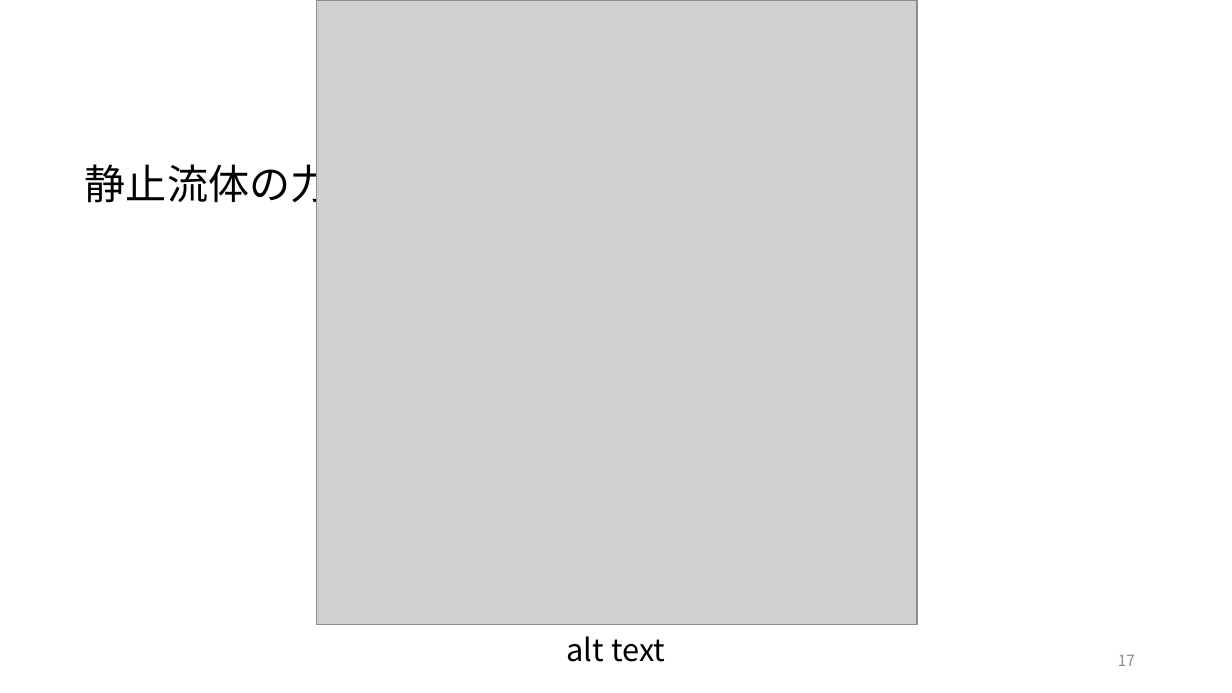
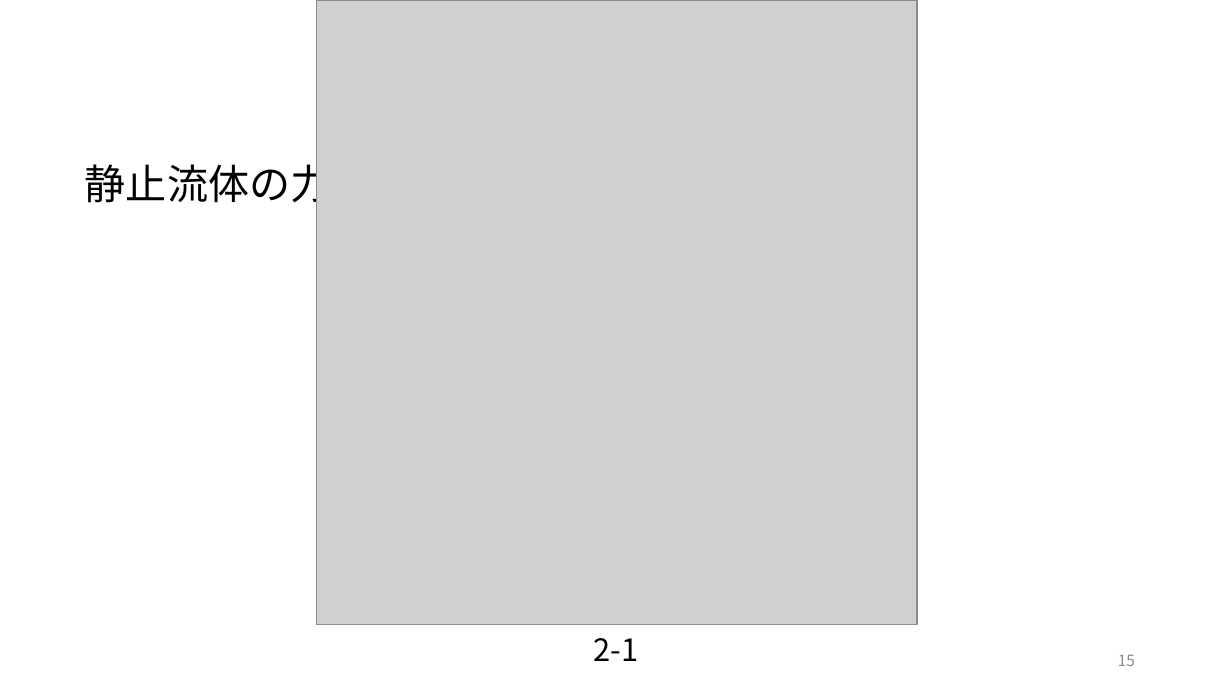
Before and after one commit to akmiccom/markdown_powerpoint, a slide deck: slide 15 of Basics_of_Fluid_Mechanics/Basics_of_Fluid_Mechanics.pptx (slide 17 before the commit). Drawn at 1232x693 pixels with LibreOffice and Linux fonts; fonts in the diff are those of the drawing; grey boxes stand for pictures; background and template pictures are left out. Boxes give left, top, right and bottom in pixels: in the first picture for what was removed or moved away, otherwise in the second. Text is boxed around its words. In the diff, an @@ line names an element or a change of style, - is before the commit and + after.

```diff
--- a/Basics_of_Fluid_Mechanics/Basics_of_Fluid_Mechanics.pptx
+++ b/Basics_of_Fluid_Mechanics/Basics_of_Fluid_Mechanics.pptx
@@ text at bbox=[594, 638, 639, 661]: text changed @@
-alt text
+2-1
@@ page number at bbox=[1118, 655, 1135, 666]: text changed @@
-17
+15
```
Also in this commit, not shown: 2 other slides changed, 2 slides removed, 16 other files.
